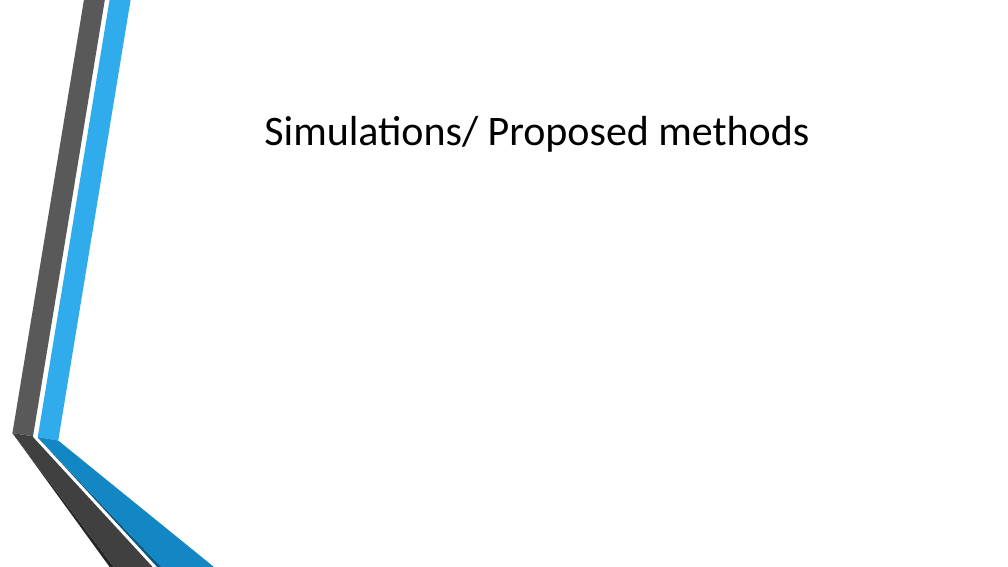
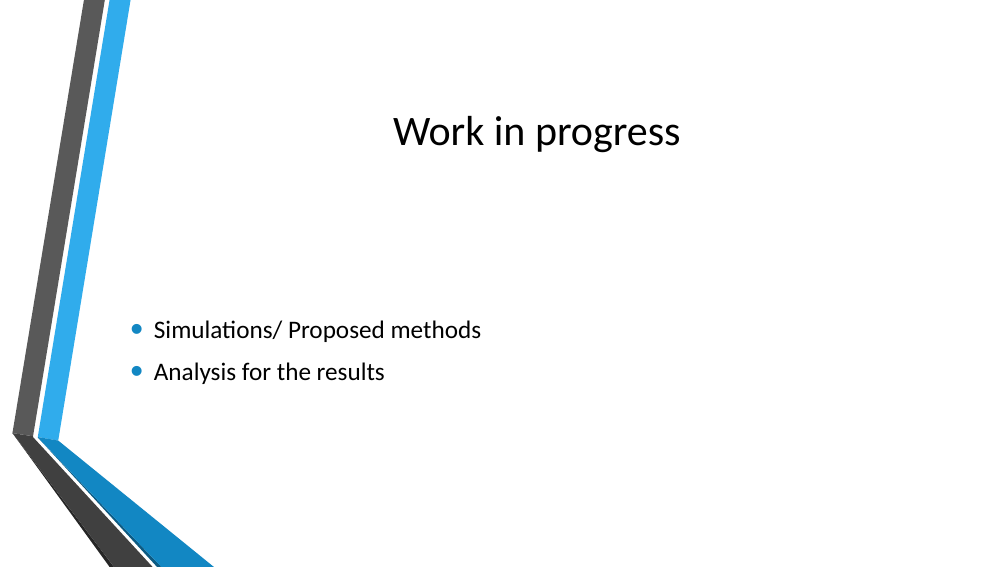
Before and after one commit to gorbi/cse612_project, a slide deck: slide 10 of docs/Network Anamoly Detection.pptx. Drawn at 1008x567 pixels with LibreOffice and Linux fonts; fonts in the diff are those of the drawing; background and template pictures are left out. Boxes give left, top, right and bottom in pixels: in the first picture for what was removed or moved away, otherwise in the second. Text is boxed around its words. In the diff, an @@ line names an element or a change of style, - is before the commit and + after.

Commit message:
presentation

```diff
--- a/docs/Network Anamoly Detection.pptx
+++ b/docs/Network Anamoly Detection.pptx
@@ title at (393, 116, 681, 153): text changed @@
-Simulations/ Proposed methods
+Work in progress
@@ text added at (154, 320, 482, 384), 24 pt, text #000000 @@
+• Simulations/ Proposed methods
+• Analysis for the results
```
Also in this commit, not shown: 1 slide removed.
